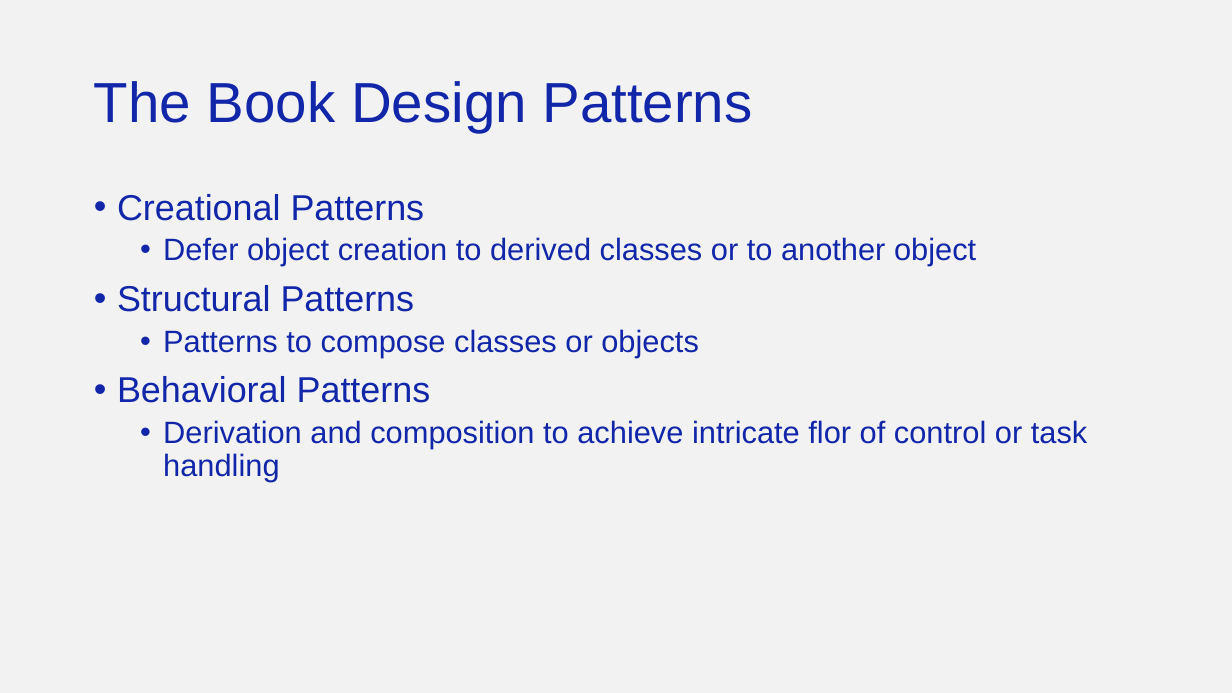
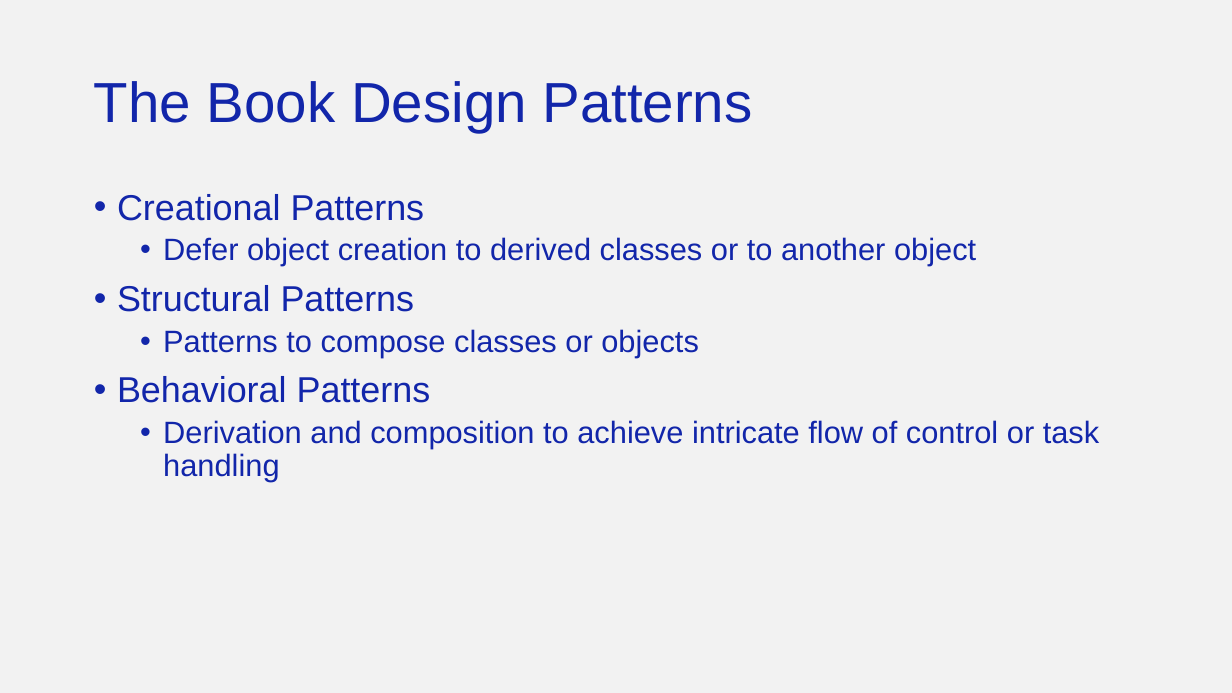
Before and after one commit to patschm/design-01-2025, a slide deck: slide 5 of Design Patterns.pptx. Drawn at 1232x693 pixels with LibreOffice and Linux fonts; fonts in the diff are those of the drawing; background and template pictures are left out. Boxes give left, top, right and bottom in pixels: in the first picture for what was removed or moved away, otherwise in the second. Text is boxed around its words. In the diff, an @@ line names an element or a change of style, - is before the commit and + after.

```diff
--- a/Design Patterns.pptx
+++ b/Design Patterns.pptx
@@ text at (163, 420, 1099, 482): text changed @@
-  • Derivation and composition to achieve intricate flor of control or task handling
+  • Derivation and composition to achieve intricate flow of control or task handling
```
Also in this commit, not shown: 2 other slides changed, 1 slide removed, 1 other file.
